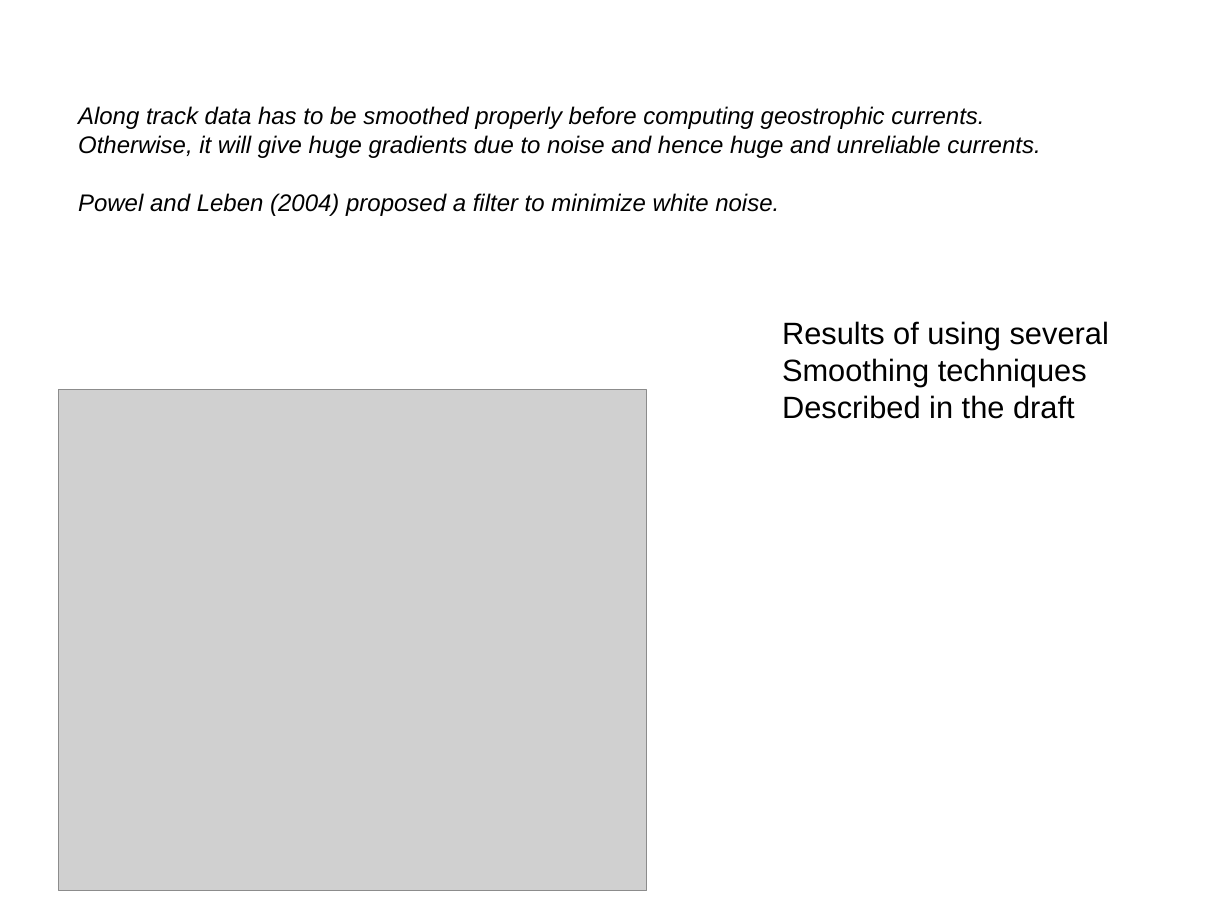
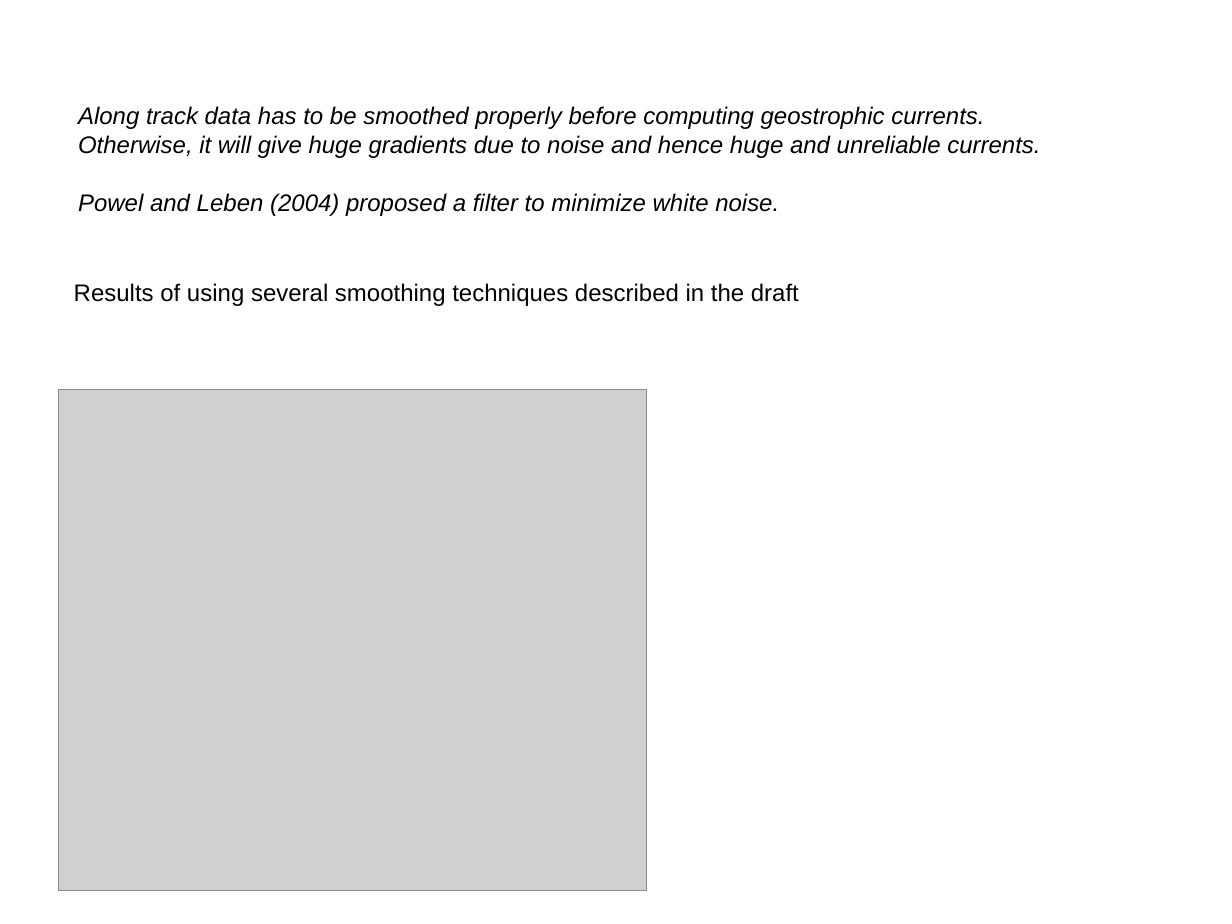
Before and after one commit to vasutweaks/xtrackm, a slide deck: slide 13 of ppt_figs/coastal_alt_ppt_edit.pptx (slide 11 before the commit). Drawn at 1232x924 pixels with LibreOffice and Linux fonts; fonts in the diff are those of the drawing; grey boxes stand for pictures. Boxes give left, top, right and bottom in pixels: in the first picture for what was removed or moved away, otherwise in the second. Text is boxed around its words. In the diff, an @@ line names an element or a change of style, - is before the commit and + after.

```diff
--- a/ppt_figs/coastal_alt_ppt_edit.pptx
+++ b/ppt_figs/coastal_alt_ppt_edit.pptx
@@ text at [74, 283, 799, 306]: text changed; size 18 to 14 pt @@
-Results of using several
-Smoothing techniques
-Described in the draft
+Results of using several smoothing techniques described in the draft
```
Also in this commit, not shown: 6 other slides changed, 1 slide added, 2 slides removed, 3 other files.
